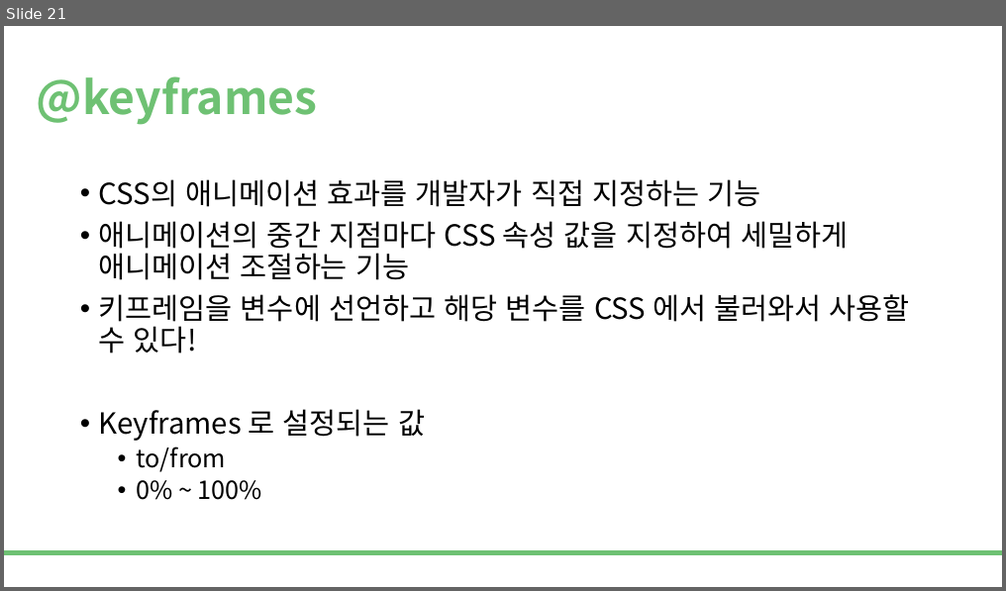
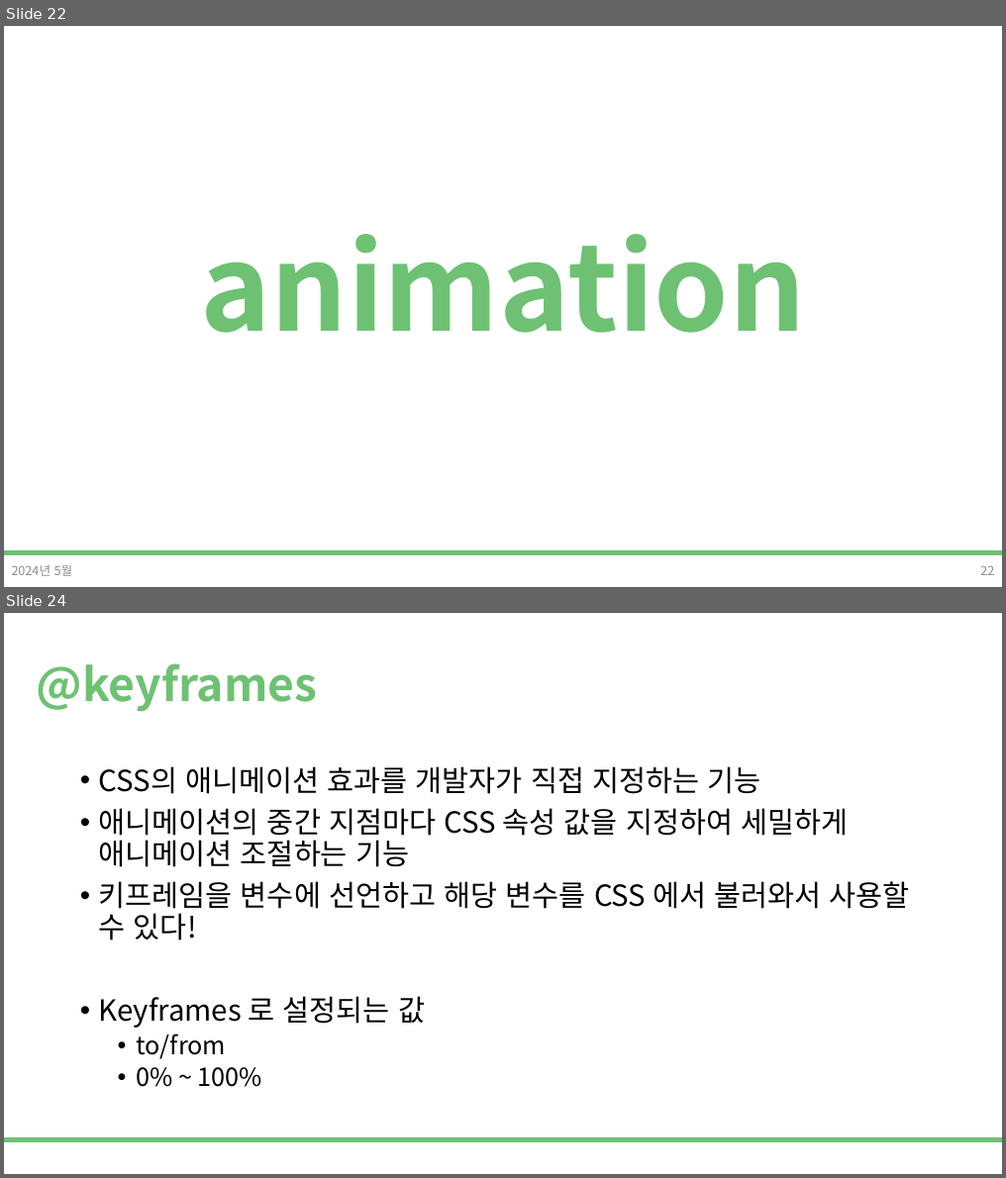
Before and after one commit to DevDamon0527/SeSAC_Yeongdeungpo_Campus_6th, a slide deck: material/[SeSAC_YDP_6] 03_CSS_3.pptx. Shown one above the other, each under a label of ours: slide 21 before the commit, slides 22 and 24 after it; the slides between them are not shown. The pictures are 1006x591 and 1006x1178 pixels, drawn with LibreOffice and Linux fonts; fonts in the diff are those of the drawing; background and template pictures are left out. Boxes give left, top, right and bottom in pixels: in the first picture for what was removed or moved away, otherwise in the second. Text is boxed around its words. In the diff, an @@ line names an element or a change of style, - is before the commit and + after.

```diff
--- a/material/[SeSAC_YDP_6] 03_CSS_3.pptx
+++ b/material/[SeSAC_YDP_6] 03_CSS_3.pptx
@@ slide 22 added at bbox=[4, 26, 1002, 587], background #FFFFFF; not listed: 1 template element that a slide beside it also shows @@
@@ title added at bbox=[200, 234, 805, 333], 115 pt, text #6EC173, bold @@
+animation
@@ text added at bbox=[12, 566, 73, 576], 12 pt, text #8C8C8C @@
+2024년 5월
@@ page number added at bbox=[980, 567, 994, 575], 12 pt, text #8C8C8C @@
+22
@@ what was slide 21 is now slide 24 @@
```
Also in this commit, not shown: 14 slides changed, 2 other slides added, 16 other files.
